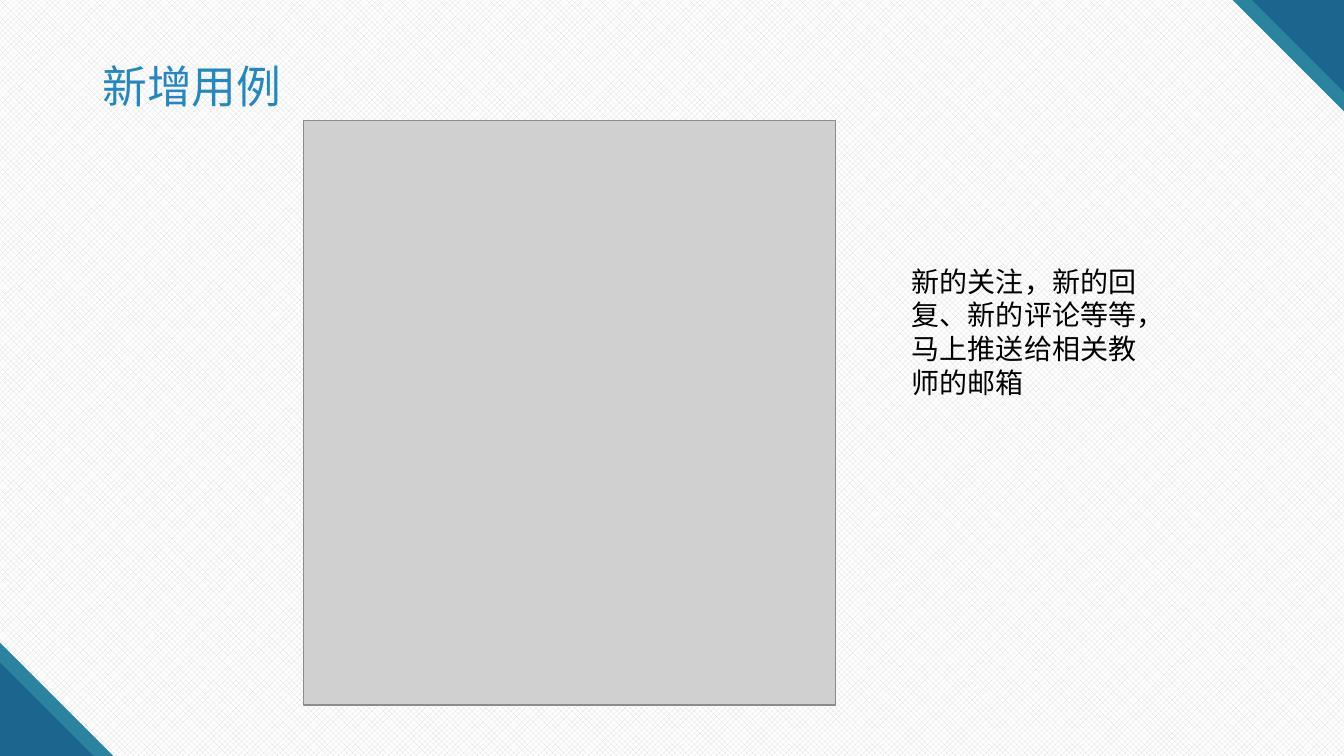
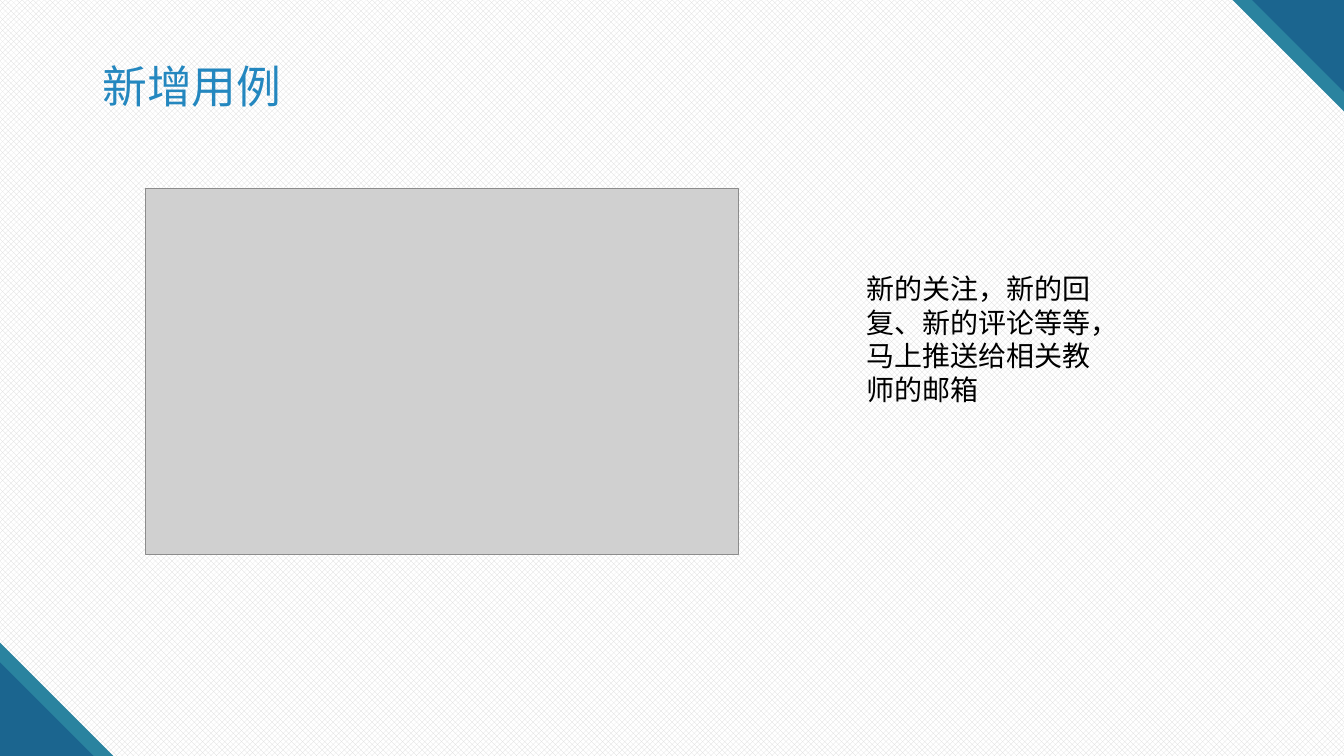
Before and after one commit to on6nx/requirement, a slide deck: slide 18 of 3.requirement/5.需求变更/G07需求变更评审.pptx. Drawn at 1344x756 pixels with LibreOffice and Linux fonts; fonts in the diff are those of the drawing; grey boxes stand for pictures. Boxes give left, top, right and bottom in pixels: in the first picture for what was removed or moved away, otherwise in the second. Text is boxed around its words. In the diff, an @@ line names an element or a change of style, - is before the commit and + after.

```diff
--- a/3.requirement/5.需求变更/G07需求变更评审.pptx
+++ b/3.requirement/5.需求变更/G07需求变更评审.pptx
@@ picture removed at [303, 121, 835, 706] @@
@@ picture added at [146, 189, 739, 556] @@
@@ text "新的关注，新的回复、新的评论等等，马上推送给相关教师的邮箱": place and size @@
-text "新的关注，新的回复、新的评论等等，马上推送给相关教师的邮箱" at [912, 268, 1164, 396]
+text "新的关注，新的回复、新的评论等等，马上推送给相关教师的邮箱" at [867, 275, 1119, 403]
```
Also in this commit, not shown: 3 other slides changed, 6 other files.
